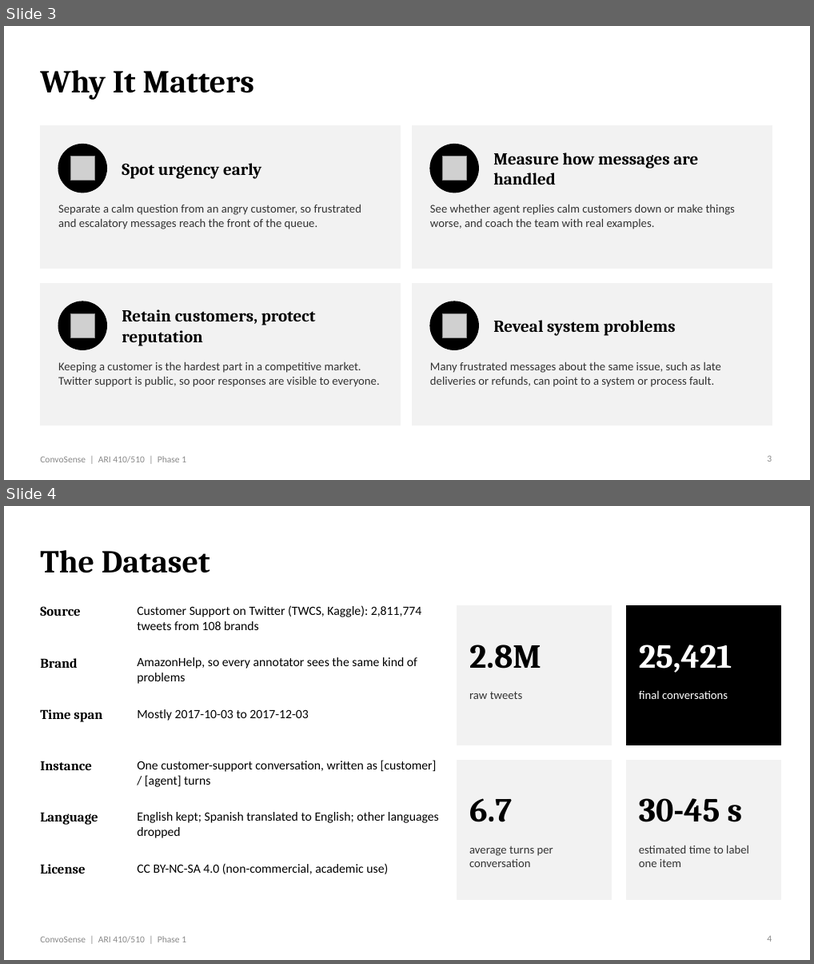
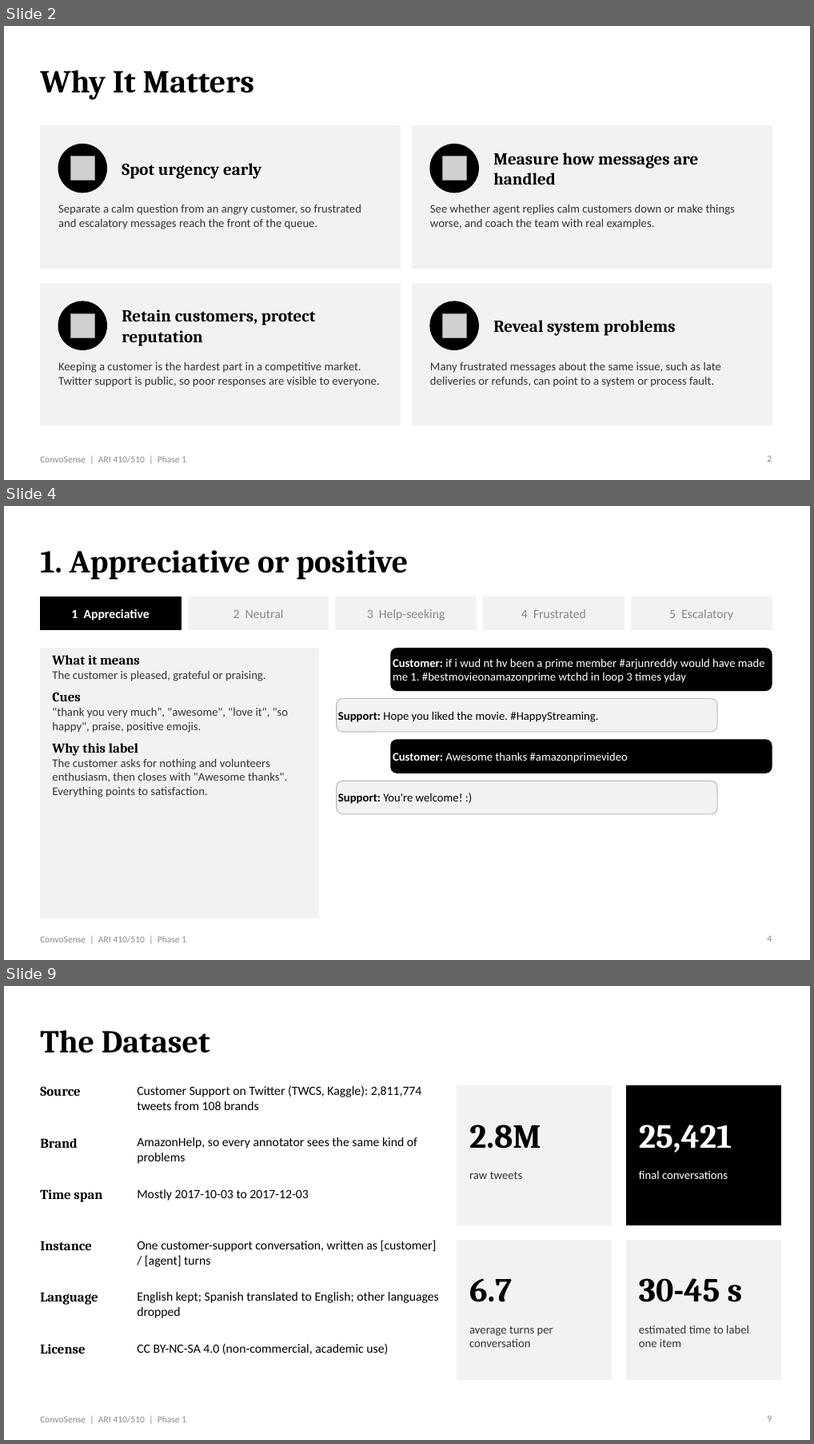
Before and after one commit to venkatrepaka-umich/ConvoSense, a slide deck: docs/Phase 1 PPT.pptx. Shown one above the other, each under a label of ours: slides 3 and 4 before the commit, slides 2, 4 and 9 after it; the slides between them are not shown. The pictures are 814x964 and 814x1444 pixels, drawn with LibreOffice and Linux fonts; fonts in the diff are those of the drawing; grey boxes stand for pictures. Boxes give left, top, right and bottom in pixels: in the first picture for what was removed or moved away, otherwise in the second. Text is boxed around its words. In the diff, an @@ line names an element or a change of style, - is before the commit and + after.

Commit message:
Update Phase 1 PPT.pptx: Revised presentation file to enhance project details and support materials for the annotation process.

```diff
--- a/docs/Phase 1 PPT.pptx
+++ b/docs/Phase 1 PPT.pptx
@@ slide 4 added at box(4, 506, 810, 960), background #FFFFFF; not listed: 1 template element that a slide beside it also shows @@
@@ title added at box(40, 550, 408, 580), 38 pt, text #000000, bold @@
+1. Appreciative or positive
@@ rectangle added at box(40, 596, 181, 630), fill #000000, outline #000000 0.75 pt, 15 pt, text #FFFFFF, bold @@
+1 Appreciative
@@ rectangle added at box(188, 596, 328, 630), fill #F2F2F2, outline #F2F2F2 0.75 pt, 15 pt, text #888888 @@
+2 Neutral
@@ rectangle added at box(336, 596, 477, 630), fill #F2F2F2, outline #F2F2F2 0.75 pt, 15 pt, text #888888 @@
+3 Help-seeking
@@ rectangle added at box(484, 596, 624, 630), fill #F2F2F2, outline #F2F2F2 0.75 pt, 15 pt, text #888888 @@
+4 Frustrated
@@ rectangle added at box(632, 596, 772, 630), fill #F2F2F2, outline #F2F2F2 0.75 pt, 15 pt, text #888888 @@
+5 Escalatory
@@ rectangle added at box(40, 648, 318, 917), fill #F2F2F2, outline #F2F2F2 1 pt @@
@@ rounded rectangle added at box(391, 648, 772, 691), fill #000000, outline #000000 1 pt, 14 pt, text #FFFFFF @@
+Customer: if i wud nt hv been a prime member #arjunreddy would have made me 1. #bestmovieonamazonprime wtchd in loop 3 times yday
@@ text added at box(52, 655, 288, 797), 14 pt, text #333333 @@
+What it means
+The customer is pleased, grateful or praising.
+Cues
+"thank you very much", "awesome", "love it", "so happy", praise, positive emojis.
+Why this label
+The customer asks for nothing and volunteers enthusiasm, then closes with "Awesome thanks". Everything points to satisfaction.
@@ rounded rectangle added at box(337, 698, 718, 732), fill #F2F2F2, outline #BBBBBB 1 pt, 14 pt, text #000000 @@
+Support: Hope you liked the movie. #HappyStreaming.
@@ rounded rectangle added at box(391, 740, 772, 772), fill #000000, outline #000000 1 pt, 14 pt, text #FFFFFF @@
+Customer: Awesome thanks #amazonprimevideo
@@ rounded rectangle added at box(337, 780, 718, 814), fill #F2F2F2, outline #BBBBBB 1 pt, 14 pt, text #000000 @@
+Support: You're welcome! :)
@@ page number added at box(767, 935, 772, 941), 11 pt, text #888888 @@
+4
@@ what was slide 3 is now slide 2 @@
@@ what was slide 4 is now slide 9 @@
```
Also in this commit, not shown: 4 slides changed, 4 other slides added.
